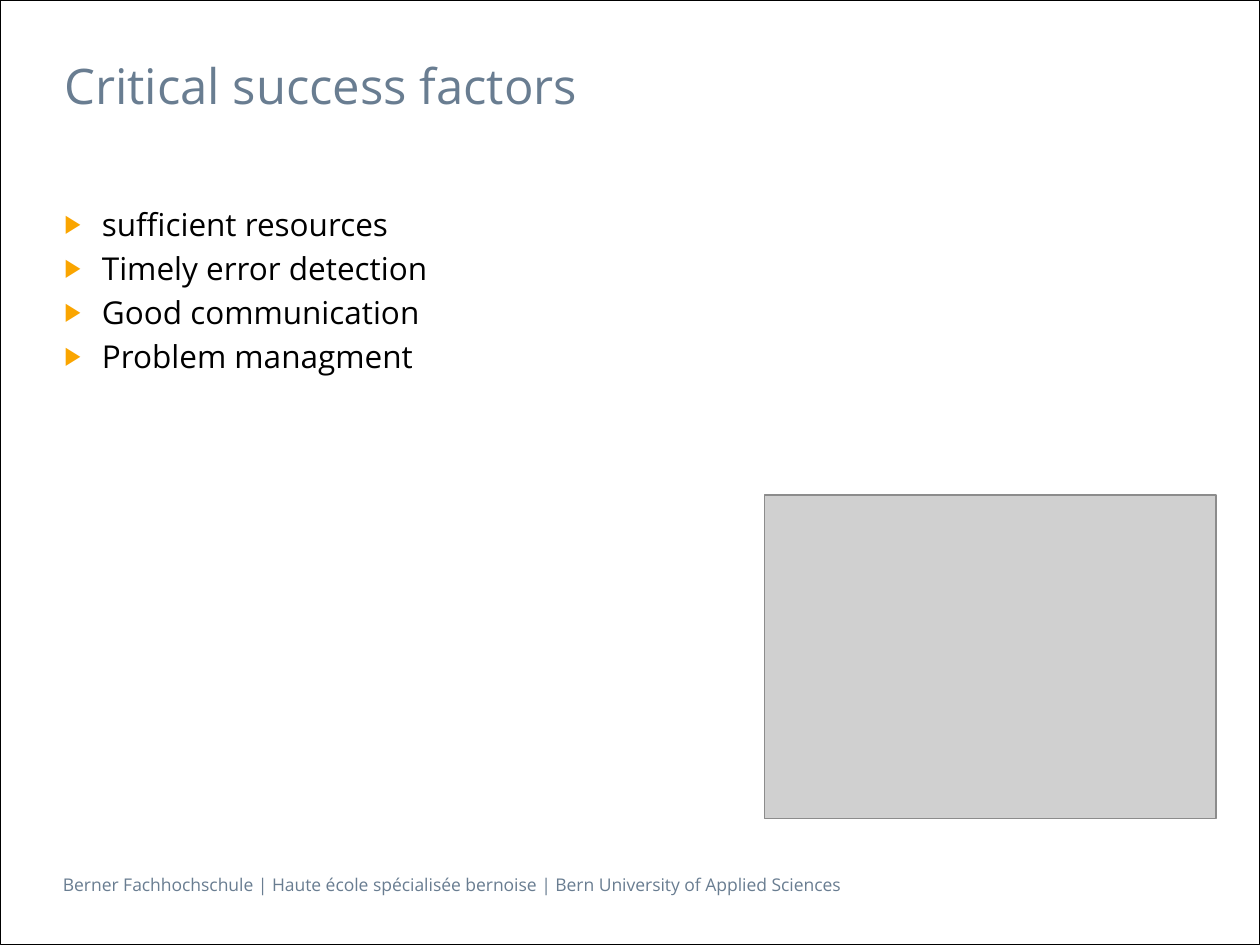
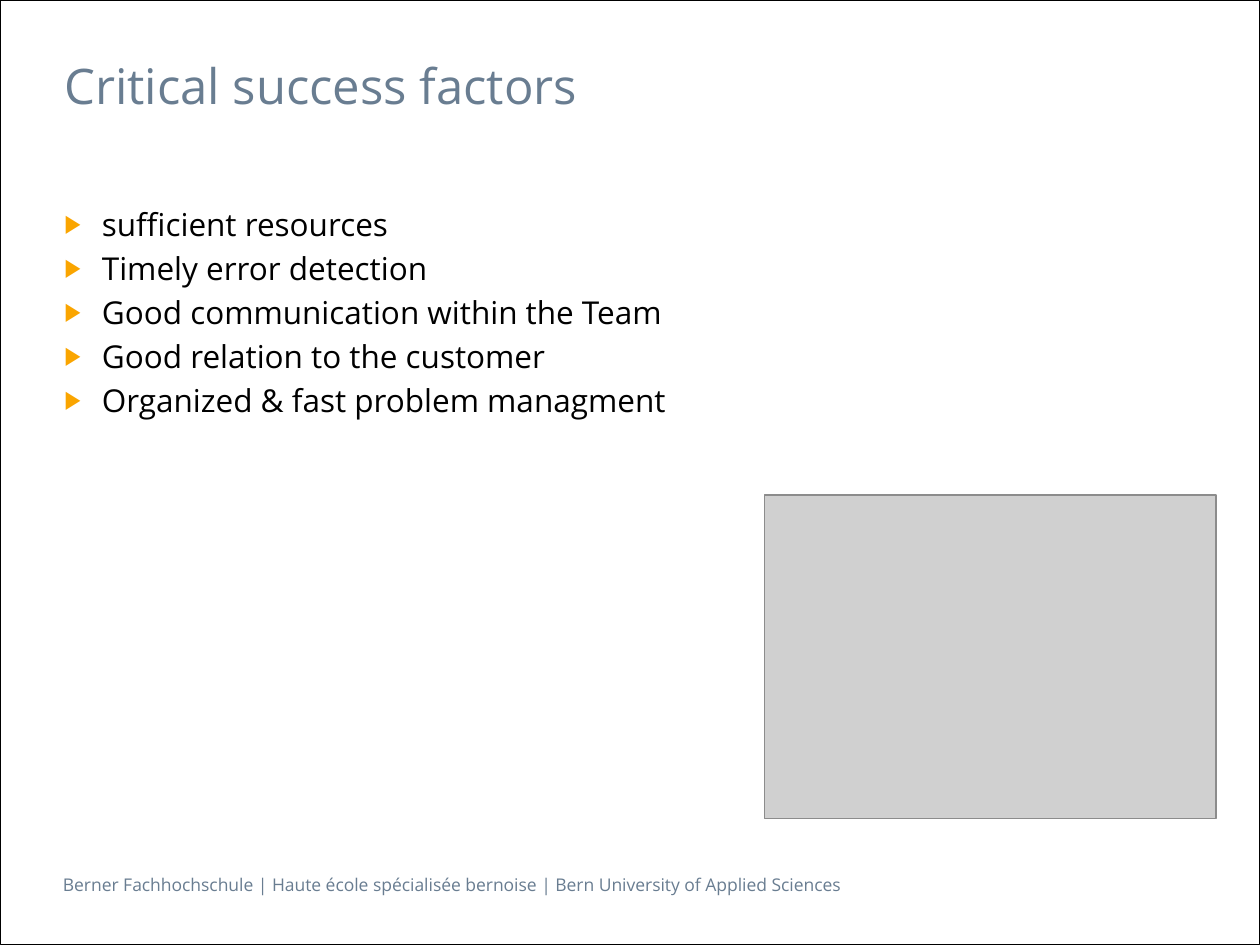
Before and after one commit to zyssm4/ch.bfh.btx8081.w2015.red, a slide deck: slide 6 of doc/Task01/Task01.pptx. Drawn at 1260x945 pixels with LibreOffice and Linux fonts; fonts in the diff are those of the drawing; grey boxes stand for pictures. Boxes give left, top, right and bottom in pixels: in the first picture for what was removed or moved away, otherwise in the second. Text is boxed around its words. In the diff, an @@ line names an element or a change of style, - is before the commit and + after.

```diff
--- a/doc/Task01/Task01.pptx
+++ b/doc/Task01/Task01.pptx
@@ text at bbox=[102, 300, 665, 420]: text changed @@
-▶ Good communication
-▶ Problem managment
+▶ Good communication within the Team
+▶ Good relation to the customer
+▶ Organized & fast problem managment
```
Also in this commit, not shown: 2 other slides changed.
